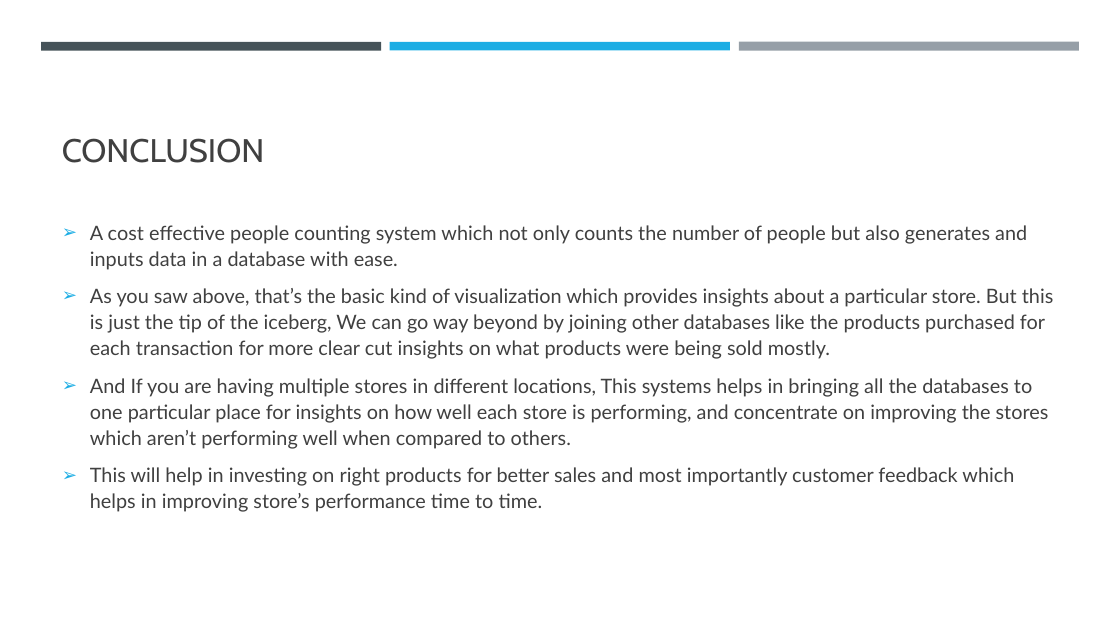
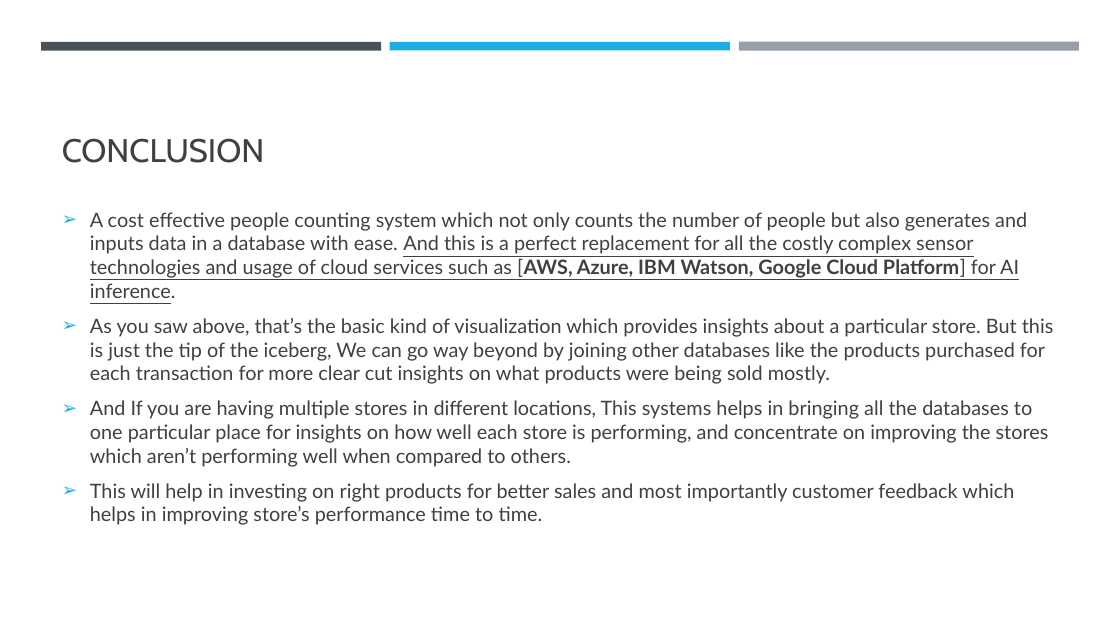
Before and after one commit to KVishnuVardhanR/Smart-Video-Solutions-for-fashion-store-optimization, a slide deck: slide 14 of resources/smart Video Solutions using Edge AI for fashion.pptx. Drawn at 1120x630 pixels with LibreOffice and Linux fonts; fonts in the diff are those of the drawing. Boxes give left, top, right and bottom in pixels: in the first picture for what was removed or moved away, otherwise in the second. Text is boxed around its words. In the diff, an @@ line names an element or a change of style, - is before the commit and + after.

```diff
--- a/resources/smart Video Solutions using Edge AI for fashion.pptx
+++ b/resources/smart Video Solutions using Edge AI for fashion.pptx
@@ text at (x1=90, y1=212, x2=1027, y2=298): text changed @@
-➢ A cost effective people counting system which not only counts the number of people but also generates and inputs data in a database with ease.
+➢ A cost effective people counting system which not only counts the number of people but also generates and inputs data in a database with ease. And this is a perfect replacement for all the costly complex sensor technologies and usage of cloud services such as [AWS, Azure, IBM Watson, Google Cloud Platform] for AI inference.
@@ text at (x1=90, y1=318, x2=1054, y2=525): line spacing 1.1 to 1 @@
```
Also in this commit, not shown: 1 other slide changed, 1 other file.
